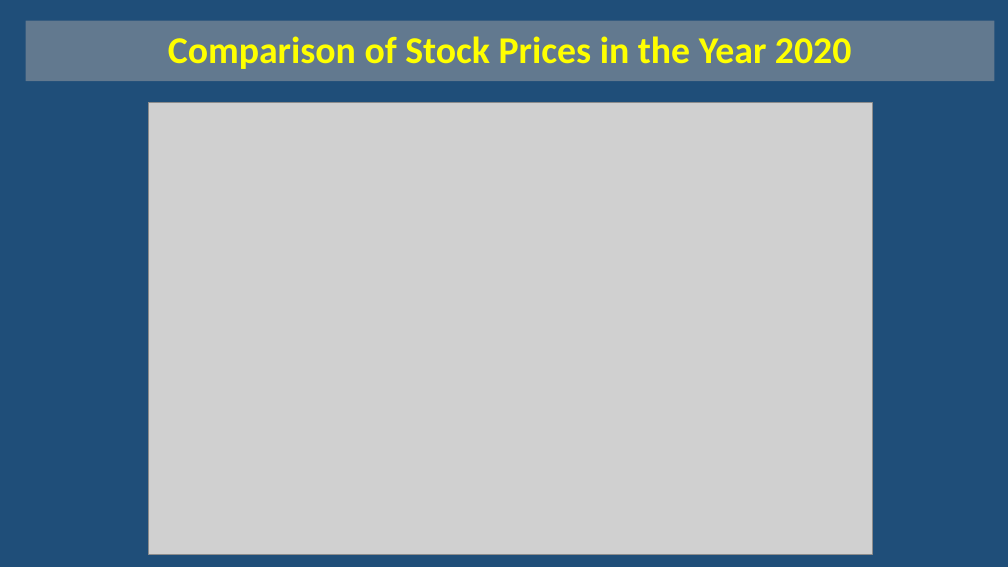
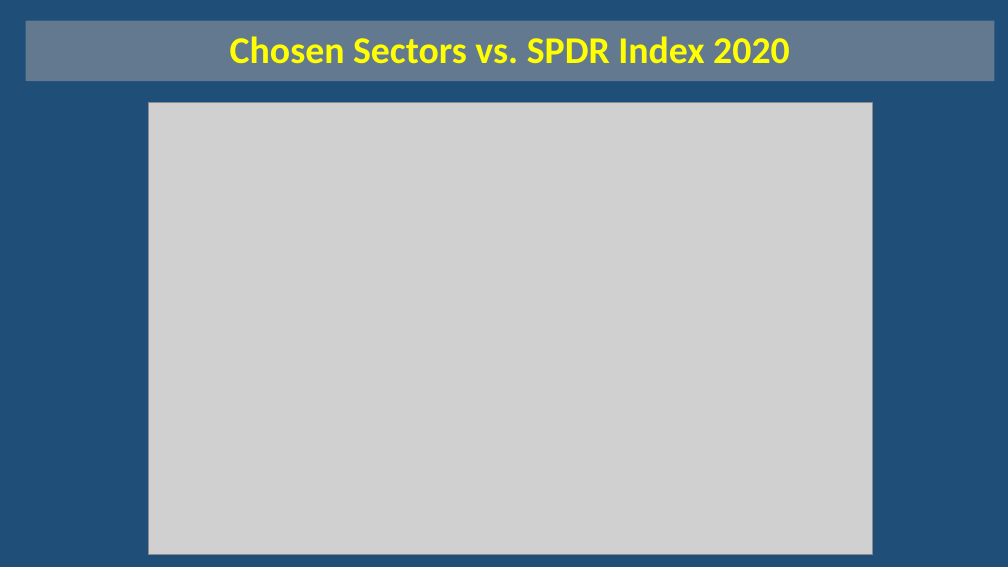
Before and after one commit to andresALLDAY/Project1, a slide deck: slide 8 of COVIDwinners 12.22.pptx. Drawn at 1008x567 pixels with LibreOffice and Linux fonts; fonts in the diff are those of the drawing; grey boxes stand for pictures. Boxes give left, top, right and bottom in pixels: in the first picture for what was removed or moved away, otherwise in the second. Text is boxed around its words. In the diff, an @@ line names an element or a change of style, - is before the commit and + after.

```diff
--- a/COVIDwinners 12.22.pptx
+++ b/COVIDwinners 12.22.pptx
@@ text in rectangle at [230, 36, 790, 64]: text changed @@
-Comparison of Stock Prices in the Year 2020
+Chosen Sectors vs. SPDR Index 2020
```
Also in this commit, not shown: 2 other slides changed, 3 slides added, 3 slides removed.
